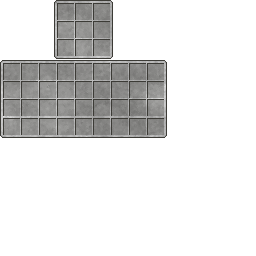
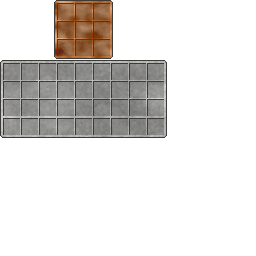
Before/after of a 256×256 layered artwork. What changed in the layer stack:
added layer "StrukturPouch" above "Struktur" over bbox(55, 1, 112, 58)
